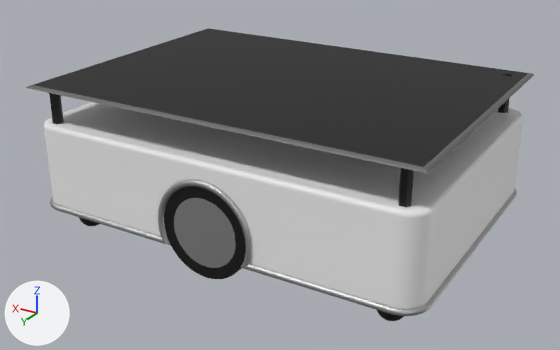
The COLLADA model meshes/bcr_bot_mesh.dae: old version first, new version second.
Camera for both pictures: a 50 mm lens placed at (-0.789, 1.413, 0.868), pointed at (0.044, 0.024, 0.173). The lights are fixed; the arrows at lower left show +X, +Y and +Z. The older version comes first. Where no turn or scale is listed for an object, it has been applied to the vertices.

In view in the first picture: 'bcr_bot_logo'.
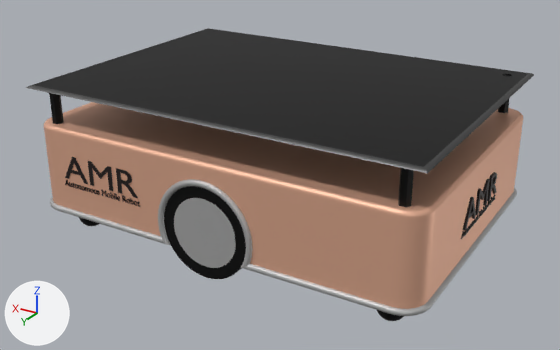
Location of each change, [x1, y1, x2, y2] in pixels of the pictures (560 x 350 px):
'bcr_bot_logo', recoloured, surface changed (grey to beige): [28, 72, 534, 318] in both
'Text.001', added (black): after [65, 157, 138, 198]
'Text.004', added (black): after [463, 172, 497, 230]
'Text.003', added: after [65, 180, 140, 207]
'Text.002', added: after [461, 195, 495, 239]

What the commit changed:
Material 'glossy plastic white' (mat_glossy_plastic_white) changes colour from white #f1f1f1 to beige #f1ba9d; in linear values from (0.883, 0.883, 0.883) to (0.883, 0.492, 0.338).
In material 'glossy plastic white' (mat_glossy_plastic_white), metallic goes from 0.0 to 0.5.
Material 'Material.002' (mat_material_002) is new.
Its base color is (0.0234, 0.0149, 0.0137) (black #2a211f).
Its metallic is 0.5.
Material 'Material.004' (mat_material_004) is new.
Its base color is (0.0183, 0.002, 0.0) (black #250700).
Its metallic is 0.5.
Material 'Material.005' (mat_material_005) is new.
Its base color is (0.00722, 0.00722, 0.00722) (black #141414).
Its metallic is 0.5.
Material 'Material.006' (mat_material_006) is new.
Its base color is (0.0195, 0.0175, 0.018) (black #262424).
Its metallic is 0.5.
Mesh me_text_001 is new.
It has 480 vertices, 952 faces and spans x -0.205..0.0, y -0.01..0.0, z 0.0..0.055.
It uses material mat_material_002 (black #2a211f).
Mesh me_text_003 is new.
It has 3154 vertices, 6264 faces and spans x -0.212..0.0, y -0.01..0.0, z 0.0..0.014.
It uses material mat_material_004 (black #250700).
Mesh me_text_004 is new.
It has 3154 vertices, 6264 faces and spans x 0.0..0.01, y -0.212..0.0, z 0.0..0.014.
It uses material mat_material_005 (black #141414).
Mesh me_text_005 is new.
It has 480 vertices, 952 faces and spans x 0.0..0.01, y -0.205..0.0, z 0.0..0.055.
It uses material mat_material_006 (black #262424).
Object 'Text.001' (ob_text_001) is new; it shows me_text_001.
Its location is (0.412, 0.321, 0.195).
Object 'Text.003' (ob_text_003) is new; it shows me_text_003.
Its location is (0.414, 0.321, 0.177).
Object 'Text.002' (ob_text_002) is new; it shows me_text_004.
Its location is (-0.411, 0.108, 0.171).
Object 'Text.004' (ob_text_004) is new; it shows me_text_005.
Its location is (-0.413, 0.104, 0.19).
